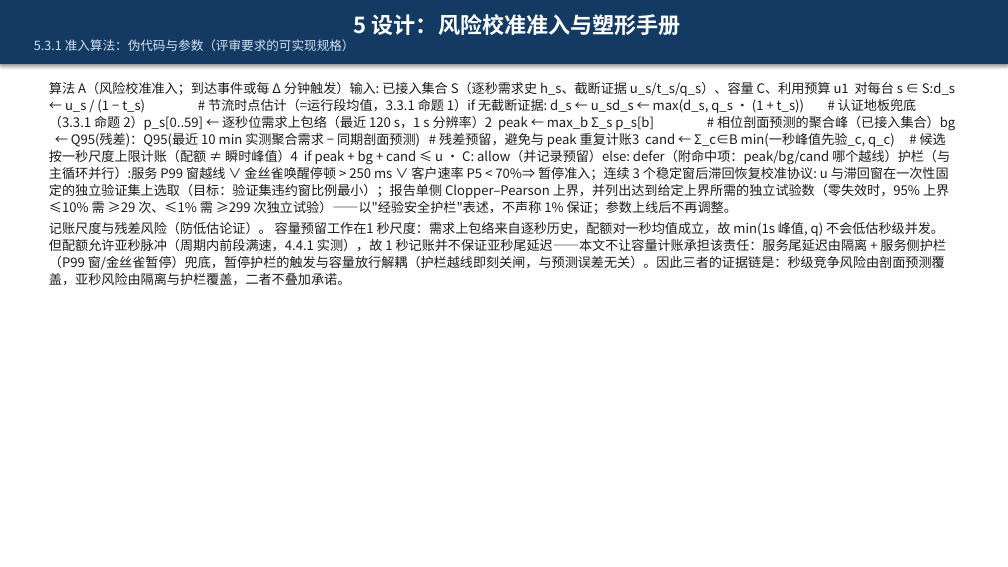
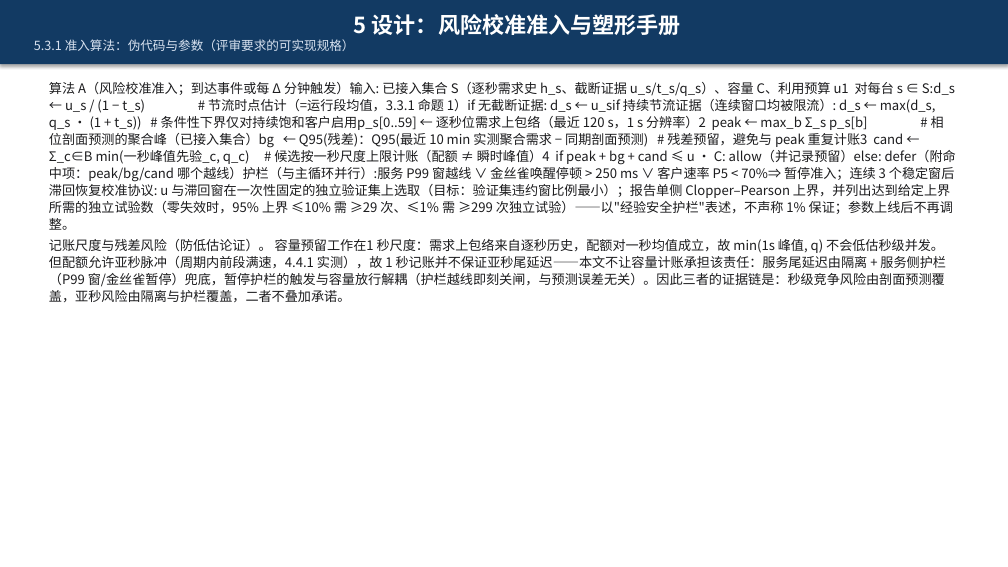
Before and after one commit to 3257085208/Paper, a slide deck: slide 63 of paper.pptx. Drawn at 1008x567 pixels with LibreOffice and Linux fonts; fonts in the diff are those of the drawing. Boxes give left, top, right and bottom in pixels: in the first picture for what was removed or moved away, otherwise in the second. Text is boxed around its words. In the diff, an @@ line names an element or a change of style, - is before the commit and + after.

```diff
--- a/paper.pptx
+++ b/paper.pptx
@@ text at <box>49,82,956,230</box>: text changed @@
-算法 A（风险校准准入；到达事件或每 Δ 分钟触发）输入: 已接入集合 S（逐秒需求史 h_s、截断证据 u_s/t_s/q_s）、容量 C、利用预算 u1 对每台 s ∈ S:d_s ← u_s / (1 − t_s) # 节流时点估计（=运行段均值，3.3.1 命题 1）if 无截断证据: d_s ← u_sd_s ← max(d_s, q_s · (1 + t_s)) # 认证地板兜底（3.3.1 命题 2）p_s[0..59] ← 逐秒位需求上包络（最近 120 s，1 s 分辨率）2 peak ← max_b Σ_s p_s[b] # 相位剖面预测的聚合峰（已接入集合）bg ← Q95(残差)：Q95(最近 10 min 实测聚合需求 − 同期剖面预测) # 残差预留，避免与 peak 重复计账3 cand ← Σ_c∈B min(一秒峰值先验_c, q_c) # 候选按一秒尺度上限计账（配额 ≠ 瞬时峰值）4 if peak + bg + cand ≤ u · C: allow（并记录预留）else: defer（附命中项：peak/bg/cand 哪个越线）护栏（与主循环并行）:服务 P99 窗越线 ∨ 金丝雀唤醒停顿 > 250 ms ∨ 客户速率 P5 < 70%⇒ 暂停准入；连续 3 个稳定窗后滞回恢复校准协议: u 与滞回窗在一次性固定的独立验证集上选取（目标：验证集违约窗比例最小）；报告单侧 Clopper–Pearson 上界，并列出达到给定上界所需的独立试验数（零失效时，95% 上界 ≤10% 需 ≥29 次、≤1% 需 ≥299 次独立试验）——以"经验安全护栏"表述，不声称 1% 保证；参数上线后不再调整。
+算法 A（风险校准准入；到达事件或每 Δ 分钟触发）输入: 已接入集合 S（逐秒需求史 h_s、截断证据 u_s/t_s/q_s）、容量 C、利用预算 u1 对每台 s ∈ S:d_s ← u_s / (1 − t_s) # 节流时点估计（=运行段均值，3.3.1 命题 1）if 无截断证据: d_s ← u_sif 持续节流证据（连续窗口均被限流）: d_s ← max(d_s, q_s · (1 + t_s)) # 条件性下界仅对持续饱和客户启用p_s[0..59] ← 逐秒位需求上包络（最近 120 s，1 s 分辨率）2 peak ← max_b Σ_s p_s[b] # 相位剖面预测的聚合峰（已接入集合）bg ← Q95(残差)：Q95(最近 10 min 实测聚合需求 − 同期剖面预测) # 残差预留，避免与 peak 重复计账3 cand ← Σ_c∈B min(一秒峰值先验_c, q_c) # 候选按一秒尺度上限计账（配额 ≠ 瞬时峰值）4 if peak + bg + cand ≤ u · C: allow（并记录预留）else: defer（附命中项：peak/bg/cand 哪个越线）护栏（与主循环并行）:服务 P99 窗越线 ∨ 金丝雀唤醒停顿 > 250 ms ∨ 客户速率 P5 < 70%⇒ 暂停准入；连续 3 个稳定窗后滞回恢复校准协议: u 与滞回窗在一次性固定的独立验证集上选取（目标：验证集违约窗比例最小）；报告单侧 Clopper–Pearson 上界，并列出达到给定上界所需的独立试验数（零失效时，95% 上界 ≤10% 需 ≥29 次、≤1% 需 ≥299 次独立试验）——以"经验安全护栏"表述，不声称 1% 保证；参数上线后不再调整。
```
Also in this commit, not shown: 8 other slides changed, 1 slide added, 1 other file.
